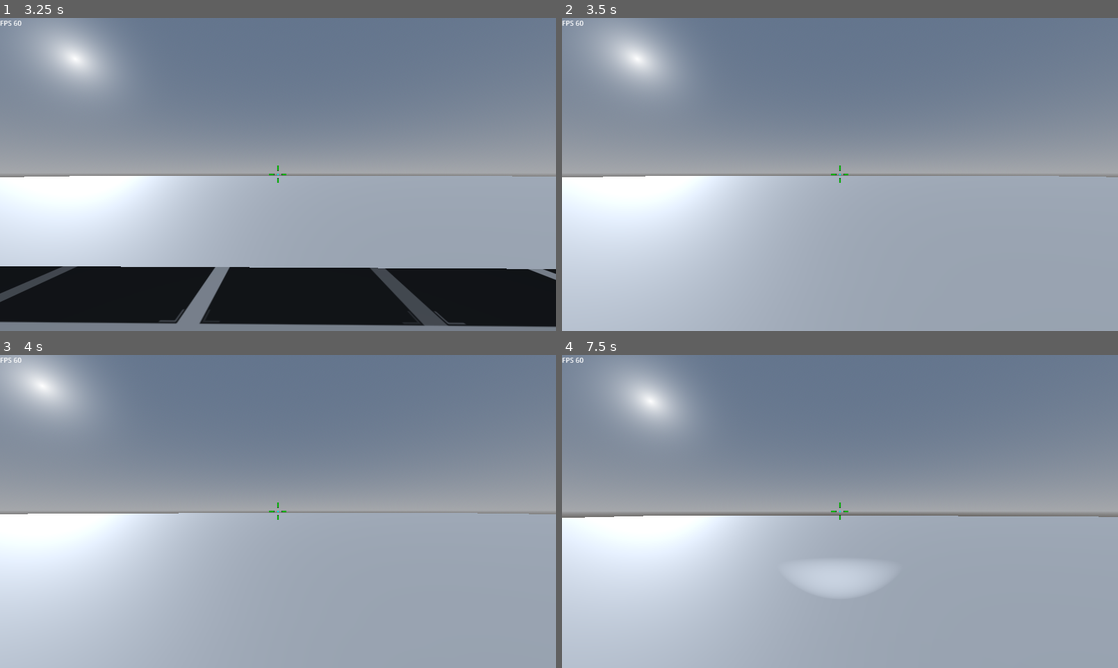
Above: before the commit, frames 1-4 (two rows, left to right).
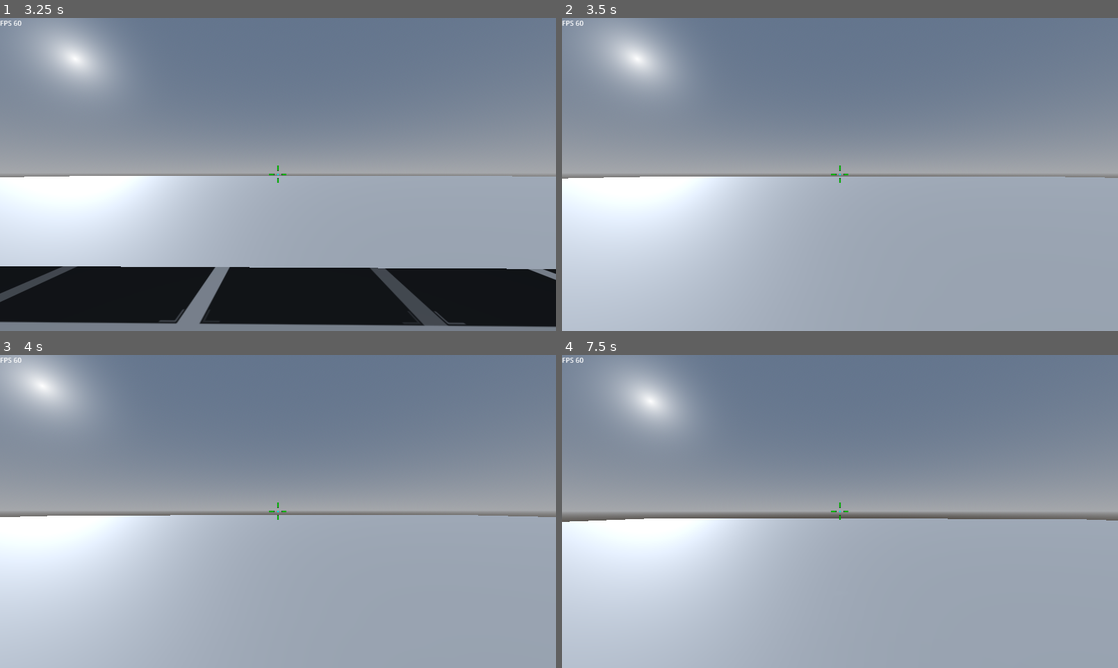
Above: after the commit, the same moments.

Repository: rbarongr/GodotFirstPersonController
Game: Godot game, scene res://Scenes/sandbox.tscn
The game is run twice, just before and just after one commit, with the same random seed, the same clock (stepped at 60 frames per second) and the same inputs.
Inputs (mouse positions are in pixels of both pictures, inside the frame that each line leads up to):
- Up to frame 1 (3.25 s): tap Enter at 0.5 s; move the mouse to (305, 174) at 0.52 s; hold Mouse wheel down (mouse_wheel_down) 0.53-1.28 s; hold W (move_forward) from 0.53 s (still down); tap Space (jump_default) at 0.77, 1.07, 1.52, 1.82, 3.02 s; tap Mouse wheel up (mouse_wheel_up) at 0.8, 1.35 s; move the mouse to (250, 174) at 1.27 s; tap Ctrl (move_crouch) at 1.55 s; move the mouse to (289, 168) at 2.02 s; hold Ctrl (move_crouch) 2.03-2.78 s; tap Shift (move_walk) at 2.3, 2.85 s; move the mouse to (272, 180) at 2.77 s; tap Caps Lock (swim_fly_toggle) at 3.05 s
- Up to frame 2 (3.5 s): keep holding W (move_forward); tap Space (jump_default) at 3.32 s
- Up to frame 3 (4 s): keep holding W (move_forward); move the mouse to (316, 514) at 3.52 s; hold Space (jump_default) from 3.53 s (still down); tap Caps Lock (swim_fly_toggle) at 3.6 s
- Up to frame 4 (7.5 s): move the mouse to (795, 508) at 4.27 s; release Space (jump_default) at 4.28 s; tap Space (jump_default) at 4.35, 4.52, 4.82, 5.75, 6.02, 6.32, 6.77, 7.07, 7.25 s; tap Q (jump_high) at 4.55, 5.1 s; tap Enter at 5, 6.5 s; move the mouse to (845, 511) at 5.02 s; hold Mouse wheel down (mouse_wheel_down) 5.03-5.78 s; move the mouse to (817, 505) at 5.77 s; release W (move_forward) at 5.78 s; hold D (move_right) 5.78-6.53 s; tap F (flashlight_toggle) at 5.85 s; tap Mouse wheel up (mouse_wheel_up) at 6.05, 7.35 s; move the mouse to (867, 511) at 6.52 s; hold Mouse wheel down (mouse_wheel_down) 6.53-7.28 s; hold W (move_forward) from 6.53 s (still down); tap Ctrl (move_crouch) at 6.8 s; move the mouse to (812, 511) at 7.27 s

Frame 1 is identical in both runs. In frame 2, 0.2% of the frame differs, in the area x 0-100%, y 50-52%; in frame 3, 0.7%; in frame 4, 2.0%, in the area x 0-100%, y 51-77%.

Commit message:
adding ability to jump of water surface during swimming

Diff:
--- a/Player/player.gd
+++ b/Player/player.gd
@@ -41,7 +41,7 @@
 	WALK,
 	CROUCH
 }
-var speed_state_current = SpeedStates.RUN
+var state_speed_current = SpeedStates.RUN
 
 enum MovementStates {
 	LAND,           # movement on dry land
@@ -52,7 +52,7 @@
 	SWIM,           # movement under water (or basic flying)
 	FLY
 }
-var movement_state_current = MovementStates.LAND
+var state_movement_current = MovementStates.LAND
 
 enum JumpStates {
 	NO,      # not jumping
@@ -61,7 +61,7 @@
 	HIGH,    # fast upjump
 	HOLD     # stopping your falling, holding you in the air at current height
 }
-var jump_state_current = JumpStates.NO
+var state_jump_current = JumpStates.NO
 
 var mouse_captured: bool = false
 
@@ -92,55 +92,55 @@
 func _input(event: InputEvent) -> void:
 	if event is InputEventMouseMotion: look_dir = event.relative * 0.01
 
-	if Input.is_action_pressed("move_walk"):
-		speed_state_current = SpeedStates.WALK
+	if Input.is_action_just_pressed("move_walk"):
+		state_speed_current = SpeedStates.WALK
 	if Input.is_action_just_released("move_walk"):
 		if Input.is_action_pressed("move_crouch"):
-			speed_state_current = SpeedStates.CROUCH
-		else:
-			speed_state_current = SpeedStates.RUN
+			state_speed_current = SpeedStates.CROUCH
+		else:
+			state_speed_current = SpeedStates.RUN
 	if Input.is_action_just_pressed("move_crouch"):
-		if movement_state_current == MovementStates.SWIM:
-			jump_state_current = JumpStates.DOWN
-		else:
-			speed_state_current = SpeedStates.CROUCH
+		if state_movement_current == MovementStates.SWIM:
+			state_jump_current = JumpStates.DOWN
+		else:
+			state_speed_current = SpeedStates.CROUCH
 	if Input.is_action_just_released("move_crouch"):
-		if movement_state_current == MovementStates.SWIM:
+		if state_movement_current == MovementStates.SWIM:
 			if Input.is_action_pressed("jump_default"):
-				jump_state_current = JumpStates.UP
-			else:
-				jump_state_current = JumpStates.NO
+				state_jump_current = JumpStates.UP
+			else:
+				state_jump_current = JumpStates.NO
 		else:
 			if Input.is_action_pressed("move_walk"):
-				speed_state_current = SpeedStates.WALK
-			else:
-				speed_state_current = SpeedStates.RUN
+				state_speed_current = SpeedStates.WALK
+			else:
+				state_speed_current = SpeedStates.RUN
 
 	if Input.is_action_just_pressed("jump_default"):
-		if movement_state_current == MovementStates.LAND:
+		if state_movement_current == MovementStates.LAND:
 			if is_on_floor():
-				jump_state_current = JumpStates.UP
-			else:
-				jump_state_current = JumpStates.HOLD
-		else:
-			jump_state_current = JumpStates.UP
+				state_jump_current = JumpStates.UP
+			else:
+				state_jump_current = JumpStates.HOLD
+		else:
+			state_jump_current = JumpStates.UP
 	if Input.is_action_just_released("jump_default"):
-		if movement_state_current == MovementStates.SWIM:
+		if state_movement_current == MovementStates.SWIM:
 			if Input.is_action_pressed("move_crouch"):
-				jump_state_current = JumpStates.DOWN
-			else:
-				jump_state_current = JumpStates.NO
-		else:
-			jump_state_current = JumpStates.NO
+				state_jump_current = JumpStates.DOWN
+			else:
+				state_jump_current = JumpStates.NO
+		else:
+			state_jump_current = JumpStates.NO
 	if Input.is_action_just_pressed("jump_high"):
-		jump_state_current = JumpStates.HIGH
+		state_jump_current = JumpStates.HIGH
 	if Input.is_action_just_released("jump_high"):
-		jump_state_current = JumpStates.NO
+		state_jump_current = JumpStates.NO
 
 	if camera_map.current:
-		if Input.is_action_pressed("mouse_wheel_up"):
+		if Input.is_action_just_pressed("mouse_wheel_up"):
 			camera_map.fov += 3
-		if Input.is_action_pressed("mouse_wheel_down"):
+		if Input.is_action_just_pressed("mouse_wheel_down"):
 			camera_map.fov -= 3
 
 	if Input.is_action_just_pressed("exit"): get_tree().quit()
@@ -175,29 +175,29 @@
 
 	move_dir = Input.get_vector("move_left", "move_right", "move_forward", "move_backward")
 
-	if movement_state_current == MovementStates.LAND:
+	if state_movement_current == MovementStates.LAND:
 		var _forward: Vector3 = camera_fp.transform.basis * Vector3(move_dir.x, 0, move_dir.y)
 		var walk_dir: Vector3 = Vector3(_forward.x, 0, _forward.z).normalized()
 		walk_vel = walk_vel.move_toward(walk_dir * speed * move_dir.length(), acceleration_land * delta)
 
-	elif movement_state_current == MovementStates.LADDER_LAND_ATTACHED:
-		movement_state_current = MovementStates.LADDER_LAND
+	elif state_movement_current == MovementStates.LADDER_LAND_ATTACHED:
+		state_movement_current = MovementStates.LADDER_LAND
 		walk_vel = player_walk_ladder(delta)
-	elif movement_state_current == MovementStates.LADDER_WATER_ATTACHED:
-		movement_state_current = MovementStates.LADDER_WATER
+	elif state_movement_current == MovementStates.LADDER_WATER_ATTACHED:
+		state_movement_current = MovementStates.LADDER_WATER
 		walk_vel = player_walk_ladder(delta)
 
-	elif movement_state_current == MovementStates.LADDER_LAND or movement_state_current == MovementStates.LADDER_WATER:
+	elif state_movement_current == MovementStates.LADDER_LAND or state_movement_current == MovementStates.LADDER_WATER:
 		walk_vel = player_walk_ladder(delta)
 
 		if is_on_floor():
-			if movement_state_current == MovementStates.LADDER_LAND:
-				movement_state_current = MovementStates.LAND
-			elif movement_state_current == MovementStates.LADDER_WATER:
-				movement_state_current = MovementStates.SWIM
+			if state_movement_current == MovementStates.LADDER_LAND:
+				state_movement_current = MovementStates.LAND
+			elif state_movement_current == MovementStates.LADDER_WATER:
+				state_movement_current = MovementStates.SWIM
 			ladder_array.clear()
 
-	elif movement_state_current == MovementStates.SWIM:
+	elif state_movement_current == MovementStates.SWIM:
 		#if raycast_down_swim.is_colliding():
 		#	pass
 
@@ -205,19 +205,19 @@
 		var walk_dir: Vector3 = Vector3(_forward.x, _forward.y, _forward.z).normalized()
 		walk_vel = walk_vel.move_toward(walk_dir * speed * move_dir.length(), acceleration_water * delta)
 
-	elif movement_state_current == MovementStates.FLY:
+	elif state_movement_current == MovementStates.FLY:
 		pass
 
 	return walk_vel
 
 func player_adjust_speed() -> void:
-	if raycast_up.is_colliding() and movement_state_current == MovementStates.LAND:
+	if raycast_up.is_colliding() and state_movement_current == MovementStates.LAND:
 		if player_capsule.shape.height < player_height_default:
 			speed = speed_crouched
-	elif speed_state_current == SpeedStates.CROUCH:
-		if movement_state_current == MovementStates.LAND or movement_state_current == MovementStates.LADDER_LAND:
+	elif state_speed_current == SpeedStates.CROUCH:
+		if state_movement_current == MovementStates.LAND or state_movement_current == MovementStates.LADDER_LAND:
 			speed = speed_crouched
-	elif speed_state_current == SpeedStates.WALK:
+	elif state_speed_current == SpeedStates.WALK:
 		speed = speed_walk
 	else:
 		speed = speed_run
@@ -228,33 +228,34 @@
 	return walk_vel.move_toward(walk_dir * speed * move_dir.length(), acceleration_land * delta)
 
 func _gravity(delta: float) -> Vector3:
-	if movement_state_current == MovementStates.LAND:
+	if state_movement_current == MovementStates.LAND:
 		#gravity_current = gravity_default
 
-		if jump_hold_allowed and jump_state_current == JumpStates.HOLD:
+		if jump_hold_allowed and state_jump_current == JumpStates.HOLD:
 			grav_vel = Vector3.ZERO
 		else:
 			grav_vel = Vector3.ZERO if is_on_floor() else grav_vel.move_toward(Vector3(0, velocity.y - gravity, 0), gravity * delta)
 
-	elif movement_state_current == MovementStates.LADDER_LAND:
+	elif state_movement_current == MovementStates.LADDER_LAND:
 		#gravity_current = 0
 		grav_vel = Vector3.ZERO
 
-	elif movement_state_current == MovementStates.SWIM:
+	elif state_movement_current == MovementStates.SWIM:
 		grav_vel = grav_vel.move_toward(Vector3.ZERO, water_drag)
-	elif movement_state_current == MovementStates.FLY:
+	elif state_movement_current == MovementStates.FLY:
 		pass
 
 	return grav_vel
 
 func _jump(delta: float) -> Vector3:
-	if movement_state_current == MovementStates.LAND:
-		if jump_state_current == JumpStates.UP:
-			jump_state_current = JumpStates.NO
+	if state_movement_current == MovementStates.LAND:
+		if state_jump_current == JumpStates.UP:
+			state_jump_current = JumpStates.NO
+
 			jump_vel = calc_jump_vel_default()
 
-		elif jump_state_current == JumpStates.HIGH:
-			jump_state_current = JumpStates.NO
+		elif state_jump_current == JumpStates.HIGH:
+			state_jump_current = JumpStates.NO
 			jump_vel = calc_jump_vel_high()
 		else:
 			jump_vel = calc_jump_vel_nojump(delta)
@@ -262,40 +263,40 @@
 		if raycast_up.is_colliding():
 			jump_vel = Vector3.ZERO
 
-	elif movement_state_current == MovementStates.LADDER_LAND or movement_state_current == MovementStates.LADDER_WATER:
-		if jump_state_current == JumpStates.NO:
+	elif state_movement_current == MovementStates.LADDER_LAND or state_movement_current == MovementStates.LADDER_WATER:
+		if state_jump_current == JumpStates.NO:
 			# stop any ladder movement if the player jumped into the ladder
 			jump_vel = Vector3.ZERO
-		elif jump_state_current == JumpStates.UP:
-			jump_state_current = JumpStates.NO
-			if movement_state_current == MovementStates.LADDER_LAND:
-				movement_state_current = MovementStates.LAND
-			elif movement_state_current == MovementStates.LADDER_WATER:
-				movement_state_current = MovementStates.SWIM
+		elif state_jump_current == JumpStates.UP:
+			state_jump_current = JumpStates.NO
+			if state_movement_current == MovementStates.LADDER_LAND:
+				state_movement_current = MovementStates.LAND
+			elif state_movement_current == MovementStates.LADDER_WATER:
+				state_movement_current = MovementStates.SWIM
 			ladder_array.clear()
 
 			# just let go the ladder, otherwise do nothing
 
-		elif jump_state_current == JumpStates.HIGH:
-			jump_state_current = JumpStates.NO
-			if movement_state_current == MovementStates.LADDER_LAND:
-				movement_state_current = MovementStates.LAND
+		elif state_jump_current == JumpStates.HIGH:
+			state_jump_current = JumpStates.NO
+			if state_movement_current == MovementStates.LADDER_LAND:
+				state_movement_current = MovementStates.LAND
 
 				# launch the player backwards away from the ladder
 				var _forward: Vector3 = camera_fp.transform.basis * Vector3(0, 1, 0)
 				var walk_dir: Vector3 = Vector3(_forward.x, 0, _forward.z).normalized()
 				jump_vel = walk_vel.move_toward(walk_dir * speed, acceleration_land * delta)
 
-			elif movement_state_current == MovementStates.LADDER_WATER:
-				movement_state_current = MovementStates.SWIM
+			elif state_movement_current == MovementStates.LADDER_WATER:
+				state_movement_current = MovementStates.SWIM
 			ladder_array.clear()
 
-	elif movement_state_current == MovementStates.SWIM:
+	elif state_movement_current == MovementStates.SWIM:
 		# dont bounce around on the water surface as in halflife1 ...
-		if jump_state_current == JumpStates.NO:
+		if state_jump_current == JumpStates.NO:
 			jump_vel = calc_jump_vel_nojump(delta)
 
-		elif jump_state_current == JumpStates.UP:
+		elif state_jump_current == JumpStates.UP:
 			if raycast_down_swim.get_collision_point().y < water_depth_separator:
 				# swim upward under water
 				var walk_dir: Vector3 = Vector3(0, 1, 0).normalized()
@@ -305,24 +306,24 @@
 				# jump of the water surface
 				jump_vel = calc_jump_vel_default()
 
-		elif jump_state_current == JumpStates.DOWN:
+		elif state_jump_current == JumpStates.DOWN:
 			var walk_dir: Vector3 = Vector3(0, -1, 0).normalized()
 			jump_vel = jump_vel.move_toward(walk_dir * swim_vertical_default, acceleration_water * delta)
 
-		elif jump_state_current == JumpStates.HIGH:
+		elif state_jump_current == JumpStates.HIGH:
 			var walk_dir: Vector3 = Vector3(0, 1, 0).normalized()
 			jump_vel = jump_vel.move_toward(walk_dir * swim_vertical_fast, acceleration_water * delta)
 
 		"""
-		if speed_state_current != SpeedStates.CROUCH and jump_state_current != JumpStates.DEFAULT:
+		if state_speed_current != SpeedStates.CROUCH and state_jump_current != JumpStates.DEFAULT:
 			#jump_vel = Vector3.ZERO
 			jump_vel = calc_jump_vel_nojump(delta)
-		elif speed_state_current == SpeedStates.CROUCH:
+		elif state_speed_current == SpeedStates.CROUCH:
 			var walk_dir: Vector3 = Vector3(0, -1, 0).normalized()
 			jump_vel = jump_vel.move_toward(walk_dir * swim_vertical_default, acceleration_water * delta)
 		"""
 
-	elif movement_state_current == MovementStates.FLY:
+	elif state_movement_current == MovementStates.FLY:
 		pass
 
 	return jump_vel
@@ -330,17 +331,15 @@
 func calc_jump_vel_nojump(delta: float) -> Vector3:
 	return Vector3.ZERO if is_on_floor() else jump_vel.move_toward(Vector3.ZERO, gravity * delta)
 func calc_jump_vel_default() -> Vector3:
-	if is_on_floor() or raycast_down_swim.is_colliding():
-		return Vector3(0, sqrt(4 * jump_height_default * gravity), 0)
-	return Vector3.ZERO
+	return Vector3(0, sqrt(4 * jump_height_default * gravity), 0)
 func calc_jump_vel_high() -> Vector3:
 	return Vector3(0, sqrt(4 * jump_height_high * gravity), 0)
 
 func _process(delta: float):
 	# check for consistency (in case we ran into a bug before)
 	if raycast_down_swim.get_collision_point().y < water_depth_separator:
-		if movement_state_current != MovementStates.SWIM:
-			movement_state_current = MovementStates.SWIM
+		if state_movement_current != MovementStates.SWIM:
+			state_movement_current = MovementStates.SWIM
 			print("BUG: We are under Water but not marked as 'SWIM'!")
 
 	# this runs a lot better here in _process than in _input
@@ -360,18 +359,18 @@
 			player_body.visible = false
 
 	if Input.is_action_just_pressed("swim_fly_toggle"):
-		if movement_state_current == MovementStates.LAND:
-			movement_state_current = MovementStates.SWIM
-		else:
-			movement_state_current = MovementStates.LAND
+		if state_movement_current == MovementStates.LAND:
+			state_movement_current = MovementStates.SWIM
+		else:
+			state_movement_current = MovementStates.LAND
 
 	# adjust player height (crouch or not)
-	if movement_state_current == MovementStates.LAND or movement_state_current == MovementStates.LADDER_LAND or movement_state_current == MovementStates.LADDER_WATER:
-		if speed_state_current == SpeedStates.CROUCH:
+	if state_movement_current == MovementStates.LAND or state_movement_current == MovementStates.LADDER_LAND or state_movement_current == MovementStates.LADDER_WATER:
+		if state_speed_current == SpeedStates.CROUCH:
 			player_capsule.shape.height -= speed_crouching * delta
 		elif not raycast_up.is_colliding():
 			player_capsule.shape.height += speed_crouching * delta
 		player_capsule.shape.height = clamp(player_capsule.shape.height, player_height_crouching, player_height_default)
 
-	elif movement_state_current == MovementStates.SWIM:
+	elif state_movement_current == MovementStates.SWIM:
 		player_capsule.shape.height = player_height_swimming
--- a/Scenes/water_surface.gd
+++ b/Scenes/water_surface.gd
@@ -14,15 +14,15 @@
 func _on_body_entered(body):
 	if body.name == "Player":
 		#body.ladder_array.append(self)
-		if body.movement_state_current == body.MovementStates.LAND:
-			body.movement_state_current = body.MovementStates.SWIM
-		elif body.movement_state_current == body.MovementStates.LADDER_LAND:
-			body.movement_state_current = body.MovementStates.LADDER_WATER
+		if body.state_movement_current == body.MovementStates.LAND:
+			body.state_movement_current = body.MovementStates.SWIM
+		elif body.state_movement_current == body.MovementStates.LADDER_LAND:
+			body.state_movement_current = body.MovementStates.LADDER_WATER
 
 func _on_body_exited(body):
 	if body.name == "Player":
 		#body.ladder_array.append(self)
-		if body.movement_state_current == body.MovementStates.SWIM:
-			body.movement_state_current = body.MovementStates.LAND
-		elif body.movement_state_current == body.MovementStates.LADDER_WATER:
-			body.movement_state_current = body.MovementStates.LADDER_LAND
+		if body.state_movement_current == body.MovementStates.SWIM:
+			body.state_movement_current = body.MovementStates.LAND
+		elif body.state_movement_current == body.MovementStates.LADDER_WATER:
+			body.state_movement_current = body.MovementStates.LADDER_LAND
--- a/project.godot
+++ b/project.godot
@@ -19,6 +19,7 @@
 
 window/size/viewport_width=1280
 window/size/viewport_height=720
+window/size/mode=3
 
 [input]
 
Not shown: 4 places in Player/player.tscn that only renumber resources
Not shown: 1 places in Scenes/ladder.tscn that only renumber resources
Not shown: 4 places in Scenes/sandbox.tscn that only renumber resources
Not shown: 1 places in Scenes/water_surface.tscn that only renumber resources
